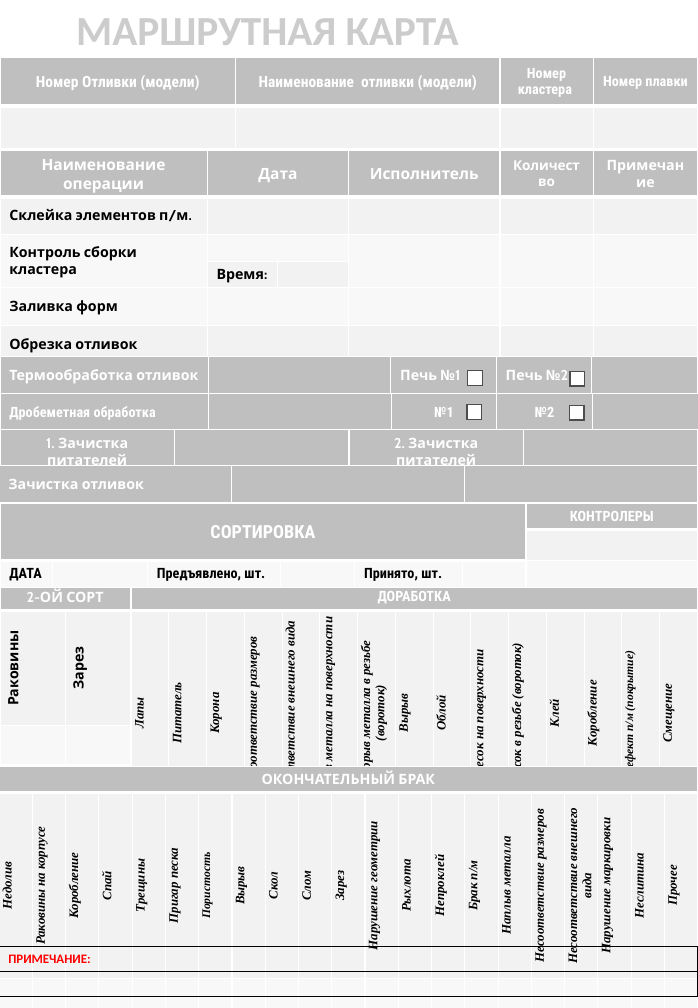
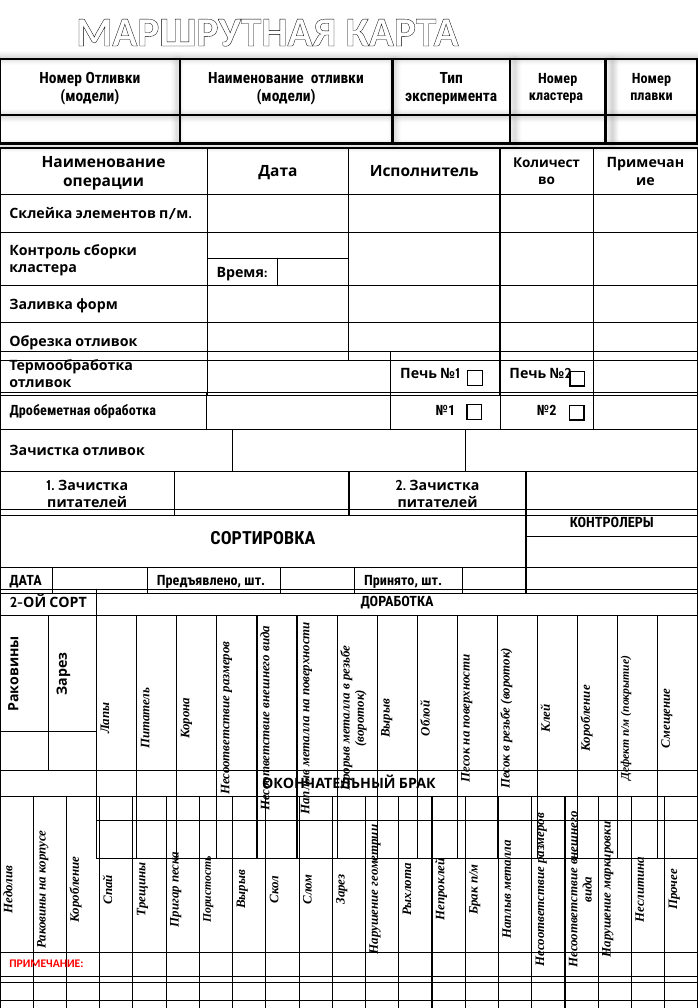
Before and after one commit to fedotrick/FormBuilderX, a slide deck: slide 1 of ШАБЛОН.pptx. Drawn at 698x1008 pixels with LibreOffice and Linux fonts; fonts in the diff are those of the drawing. Boxes give left, top, right and bottom in pixels: in the first picture for what was removed or moved away, otherwise in the second. Text is boxed around its words. In the diff, an @@ line names an element or a change of style, - is before the commit and + after.

Commit message:
feat: добавлено поле типа эксперимента в генератор форм
- Добавлено поле выбора типа эксперимента в группу информации об отливке
- Обновлена структура базы данных для хранения типа эксперимента
- Добавлено заполнение типа эксперимента в шаблон формы
- Реализована загрузка типов экспериментов из справочника

Изменения:
- Добавлен ComboBox для выбора типа эксперимента в интерфейс
- Обновлена схема базы данных истории с полем типа эксперимента
- Модифицировано сохранение данных формы для включения типа эксперимента
- Добавлена загрузка типов экспериментов из справочной базы данных
- Обновлено заполнение PowerPoint шаблона с учетом типа эксперимента

Изменения поддерживают новое требование по отслеживанию типа
эксперимента в маршрутных картах, со значениями из справочника.

```diff
--- a/ШАБЛОН.pptx
+++ b/ШАБЛОН.pptx
@@ text "МАРШРУТНАЯ КАРТА" at <box>76,18,459,47</box>: text colour pattern #000000 on #CCCCCC to #FFFFFF, letter outline #000000 1 pt to #000000 0.8 pt @@
@@ table at <box>0,59,697,143</box> @@
+column 3: Тип эксперимента | 
@@ table at <box>0,148,698,354</box> @@
@@ fill #BFBFBF to none in 5 cells @@
@@ fill #F2F2F2 to none in 5 cells @@
@@ fill #F9F9F9 to none in 7 cells @@
@@ text colour #FFFFFF to #000000 in "Наименование операции", "Дата", "Исполнитель", "Количество" and 1 more places @@
@@ borders changed @@
@@ table at <box>0,352,697,392</box> @@
@@ fill #BFBFBF to none in 3 cells @@
@@ text colour #FFFFFF to #000000 @@
@@ borders changed @@
@@ table: place and size @@
-table at <box>0,356,698,421</box>
+table at <box>0,352,697,392</box>
@@ table at <box>0,392,698,430</box> @@
@@ fill #BFBFBF to none in 3 cells @@
@@ text colour #FFFFFF to #000000 @@
@@ borders changed @@
@@ outline #4D4D4D 1 pt to #000000 1 pt in 4 elements at <box>467,370,482,385</box>, <box>570,371,585,386</box>, <box>467,405,482,420</box>, <box>570,406,584,421</box> @@
@@ table at <box>0,430,698,472</box> @@
@@ fill #BFBFBF to none in row 1, column 1 @@
@@ text colour #FFFFFF to #000000 @@
@@ borders changed @@
@@ table: place and size @@
-table at <box>0,465,697,503</box>
+table at <box>0,430,698,472</box>
@@ rectangle removed at <box>425,423,440,438</box> @@
@@ rectangle removed at <box>538,425,553,440</box> @@
@@ table at <box>0,472,698,514</box> @@
@@ fill #BFBFBF to none in 2 cells @@
@@ text colour #FFFFFF to #000000 @@
@@ borders changed @@
@@ table: place and size @@
-table at <box>0,430,698,473</box>
+table at <box>0,472,698,514</box>
@@ 3 tables: place and size @@
-3 tables at <box>0,503,698,997</box>
+3 tables at <box>0,510,698,1000</box>
@@ table at <box>0,510,698,592</box> @@
@@ fill #BFBFBF to none in 2 cells @@
@@ fill #F9F9F9 to none in 3 cells @@
@@ text colour #FFFFFF to #000000 in "СОРТИРОВКА", "КОНТРОЛЕРЫ" @@
@@ borders changed @@
@@ table at <box>0,589,97,770</box> @@
@@ fill #BFBFBF to none in row 1, column 1 @@
@@ fill #F2F2F2 to none in row 2 @@
@@ text colour #FFFFFF to #000000 in "2-ОЙ СОРТ" @@
@@ borders changed @@
@@ table: place and size @@
-table at <box>0,584,130,765</box>
+table at <box>0,589,97,770</box>
@@ table at <box>97,589,697,968</box> @@
@@ fill #BFBFBF to none in row 1, column 1 @@
@@ fill #F2F2F2 to none in row 2 @@
@@ text colour #FFFFFF to #000000 in "ДОРАБОТКА" @@
@@ borders changed @@
@@ table: place and size @@
-table at <box>131,584,698,964</box>
+table at <box>97,589,697,968</box>
@@ table at <box>0,771,698,967</box> @@
@@ fill #BFBFBF to none in row 1, column 1 @@
@@ fill #F2F2F2 to none in row 2 @@
@@ text colour #FFFFFF to #000000 in "ОКОНЧАТЕЛЬНЫЙ БРАК" @@
@@ borders changed @@
@@ table at <box>0,952,698,1000</box> @@
@@ size 10 to 9 pt @@
```
Also in this commit, not shown: 4 other files.
